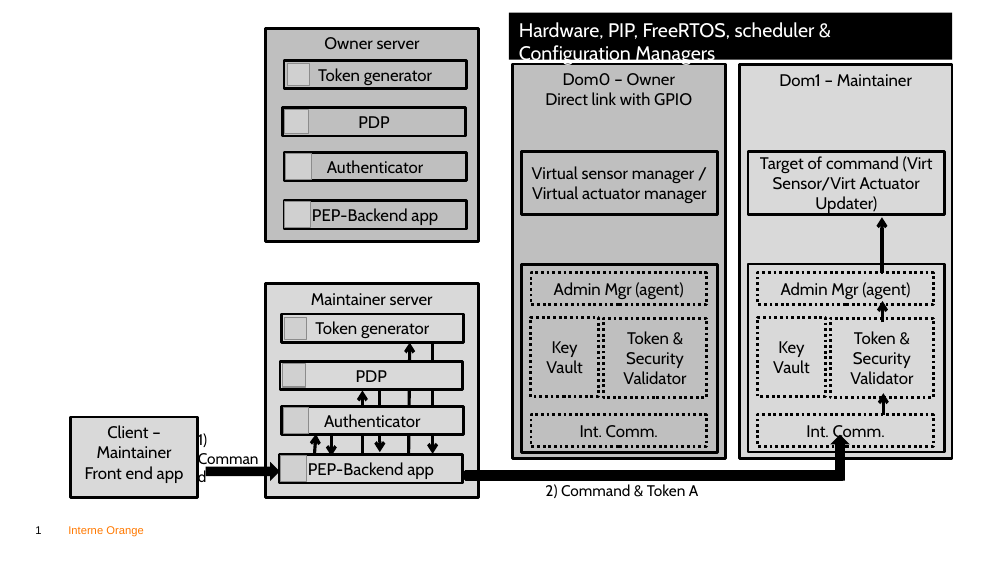
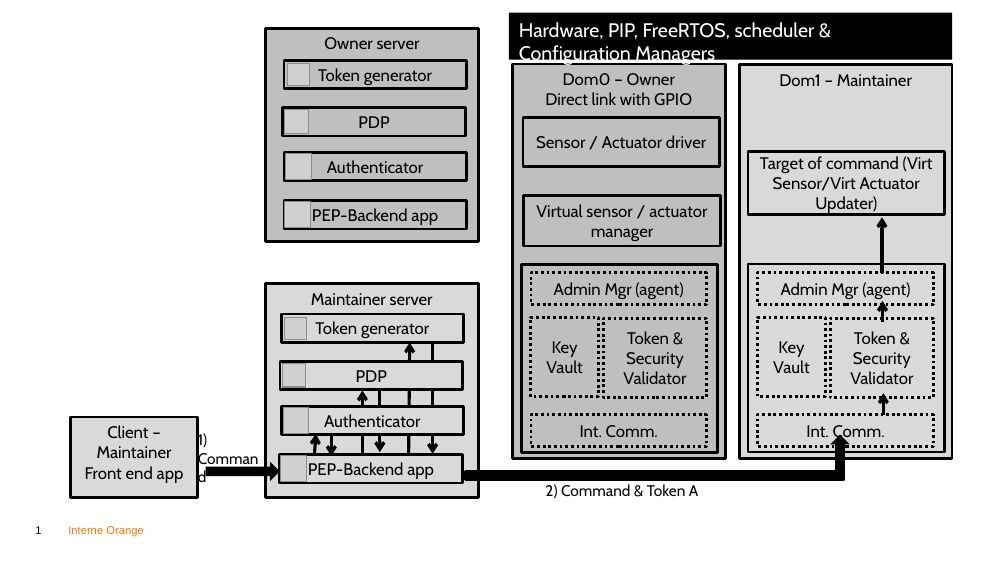
Before and after one commit to ymah/pip-odsi, a slide deck: slide 1 of papier/odsi_wp1wp3/figures/Flows.pptx. Drawn at 1008x567 pixels with LibreOffice and Linux fonts; fonts in the diff are those of the drawing; grey boxes stand for pictures. Boxes give left, top, right and bottom in pixels: in the first picture for what was removed or moved away, otherwise in the second. Text is boxed around its words. In the diff, an @@ line names an element or a change of style, - is before the commit and + after.

```diff
--- a/papier/odsi_wp1wp3/figures/Flows.pptx
+++ b/papier/odsi_wp1wp3/figures/Flows.pptx
@@ rectangle added at (x1=523, y1=118, x2=720, y2=166), outline #000000 2 pt, 12 pt, text #000000 @@
+Sensor / Actuator driver
@@ rectangle "Virtual sensor / actuator manager" resized from (x1=521, y1=151, x2=718, y2=215) to (x1=524, y1=196, x2=721, y2=246) @@
@@ text in rectangle at (x1=536, y1=204, x2=707, y2=241): text changed @@
-Virtual sensor manager / Virtual actuator manager
+Virtual sensor / actuator manager
```
Also in this commit, not shown: 11 other files.
